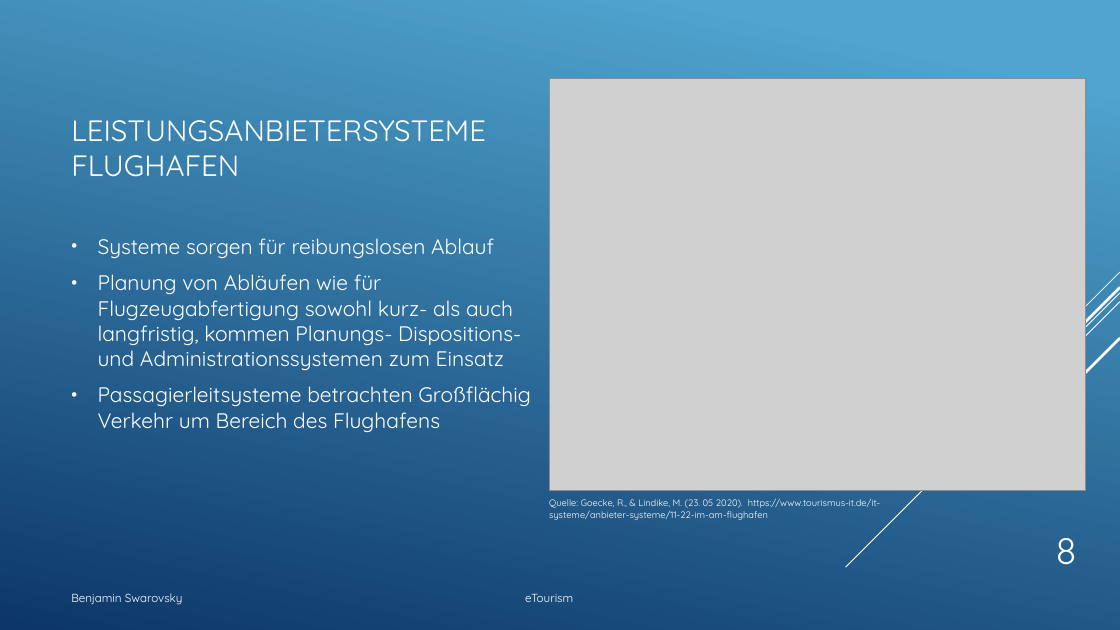
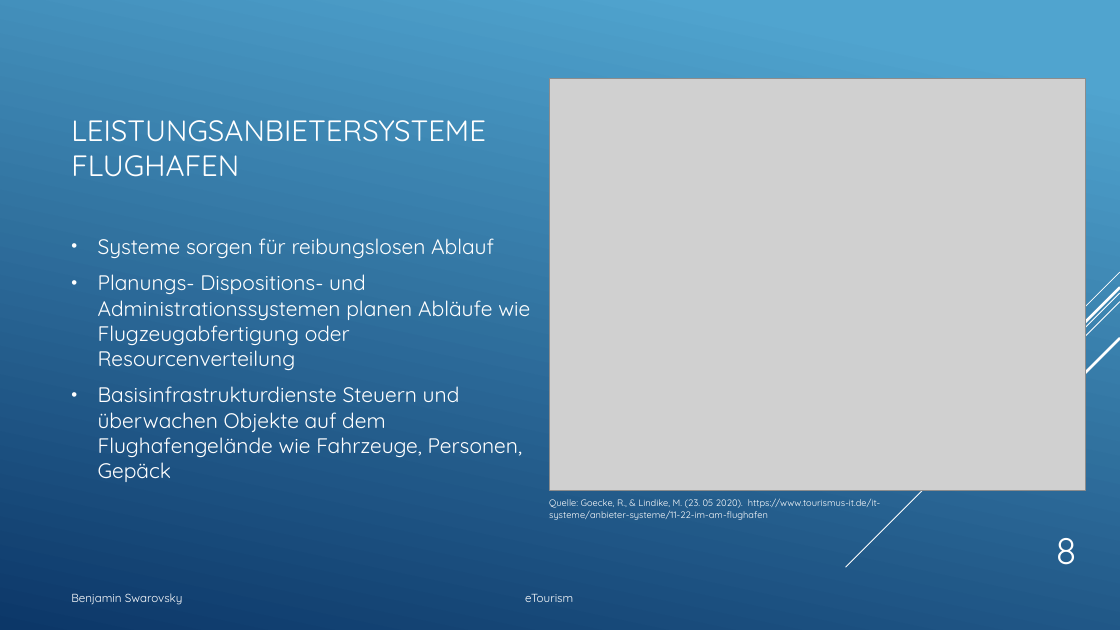
Before and after one commit to BenjaminS01/eTourism, a slide deck: slide 8 of Etourism1.pptx. Drawn at 1120x630 pixels with LibreOffice and Linux fonts; fonts in the diff are those of the drawing; grey boxes stand for pictures. Boxes give left, top, right and bottom in pixels: in the first picture for what was removed or moved away, otherwise in the second. Text is boxed around its words. In the diff, an @@ line names an element or a change of style, - is before the commit and + after.

```diff
--- a/Etourism1.pptx
+++ b/Etourism1.pptx
@@ text at [98, 274, 530, 482]: text changed @@
-• Planung von Abläufen wie für Flugzeugabfertigung sowohl kurz- als auch langfristig, kommen Planungs- Dispositions- und Administrationssystemen zum Einsatz
-• Passagierleitsysteme betrachten Großflächig Verkehr um Bereich des Flughafens
+• Planungs- Dispositions- und Administrationssystemen planen Abläufe wie Flugzeugabfertigung oder Resourcenverteilung
+• Basisinfrastrukturdienste Steuern und überwachen Objekte auf dem Flughafengelände wie Fahrzeuge, Personen, Gepäck
```
Also in this commit, not shown: 5 other slides changed.
